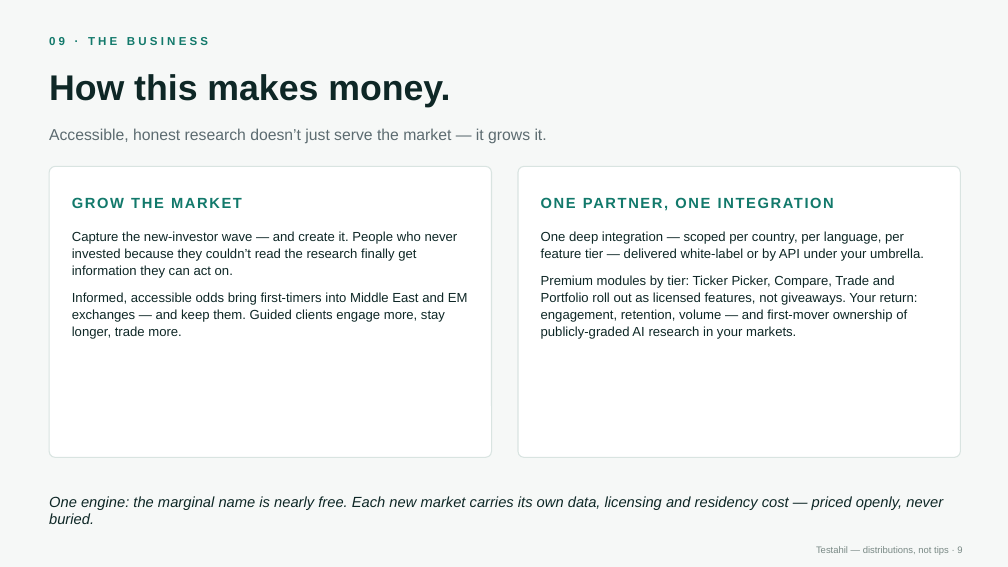
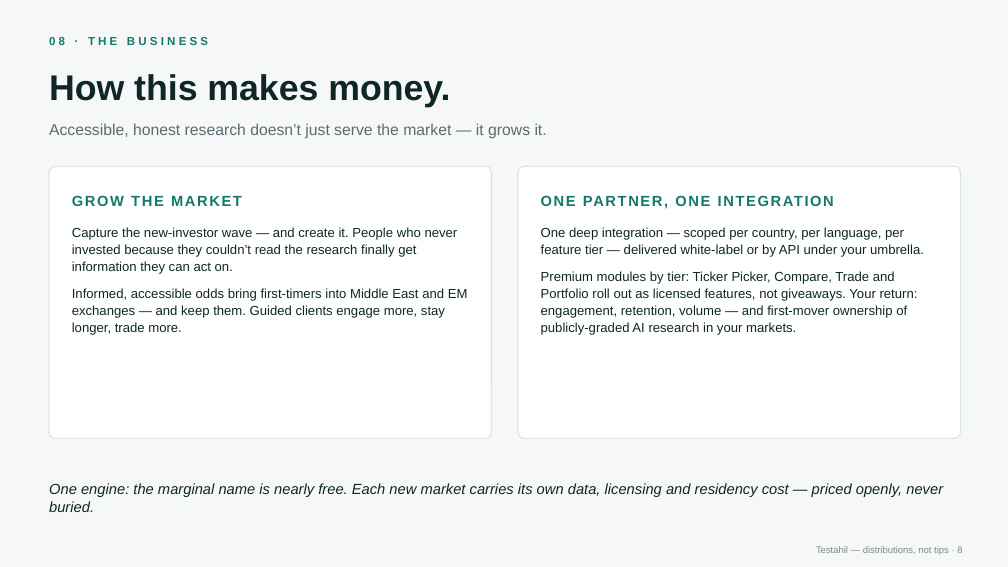
Before and after one commit to sherifomarsaleh/testahil, a slide deck: slide 8 of docs/partnership/Testahil_partnership_18_August_2026.pptx (slide 9 before the commit). Drawn at 1008x567 pixels with LibreOffice and Linux fonts; fonts in the diff are those of the drawing. Boxes give left, top, right and bottom in pixels: in the first picture for what was removed or moved away, otherwise in the second. Text is boxed around its words. In the diff, an @@ line names an element or a change of style, - is before the commit and + after.

```diff
--- a/docs/partnership/Testahil_partnership_18_August_2026.pptx
+++ b/docs/partnership/Testahil_partnership_18_August_2026.pptx
@@ text "Accessible, honest research doesn’t just ..." at (49, 123, 547, 138): vertical alignment middle to top @@
@@ rounded rectangle: place and size @@
-rounded rectangle at (49, 166, 492, 457)
+rounded rectangle at (49, 166, 492, 439)
@@ rounded rectangle at (49, 166, 492, 439): proportions changed @@
@@ rounded rectangle at (518, 166, 960, 439): proportions changed @@
@@ rounded rectangle: place and size @@
-rounded rectangle at (518, 166, 960, 457)
+rounded rectangle at (518, 166, 960, 439)
@@ text "Capture the new-investor wave — ...": place and size @@
-text "Capture the new-investor wave — ..." at (72, 231, 468, 339)
+text "Capture the new-investor wave — ..." at (72, 227, 468, 335)
@@ text "One deep integration — scoped ...": place and size @@
-text "One deep integration — scoped ..." at (541, 231, 924, 339)
+text "One deep integration — scoped ..." at (541, 227, 924, 335)
@@ text "One engine: the marginal name ..." at (49, 483, 943, 512): vertical alignment middle to top @@
@@ text "One engine: the marginal name ...": place and size @@
-text "One engine: the marginal name ..." at (49, 496, 943, 524)
+text "One engine: the marginal name ..." at (49, 483, 943, 512)
```
Also in this commit, not shown: 13 other slides changed, 1 slide added, 4 slides removed.
